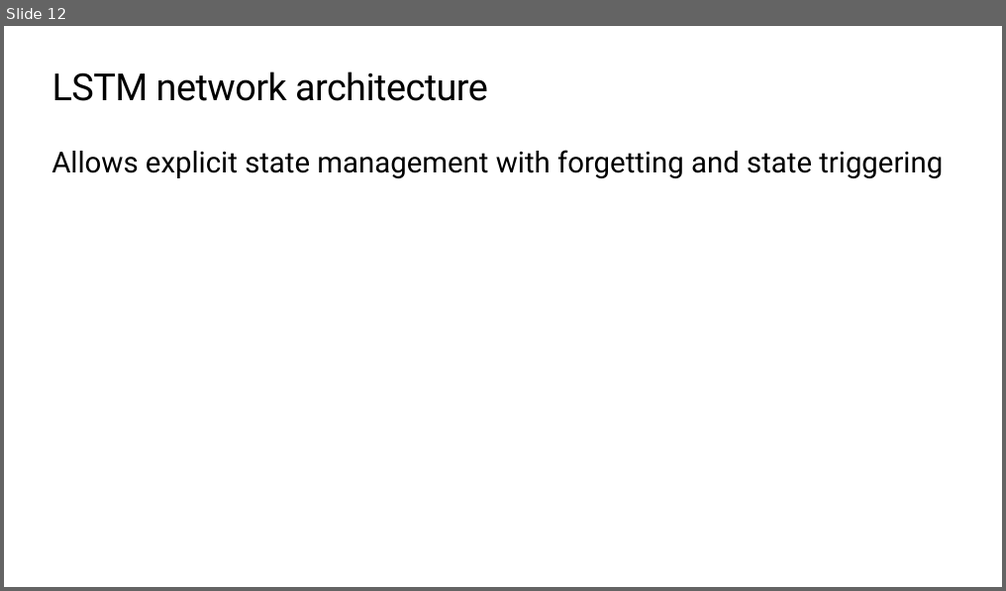
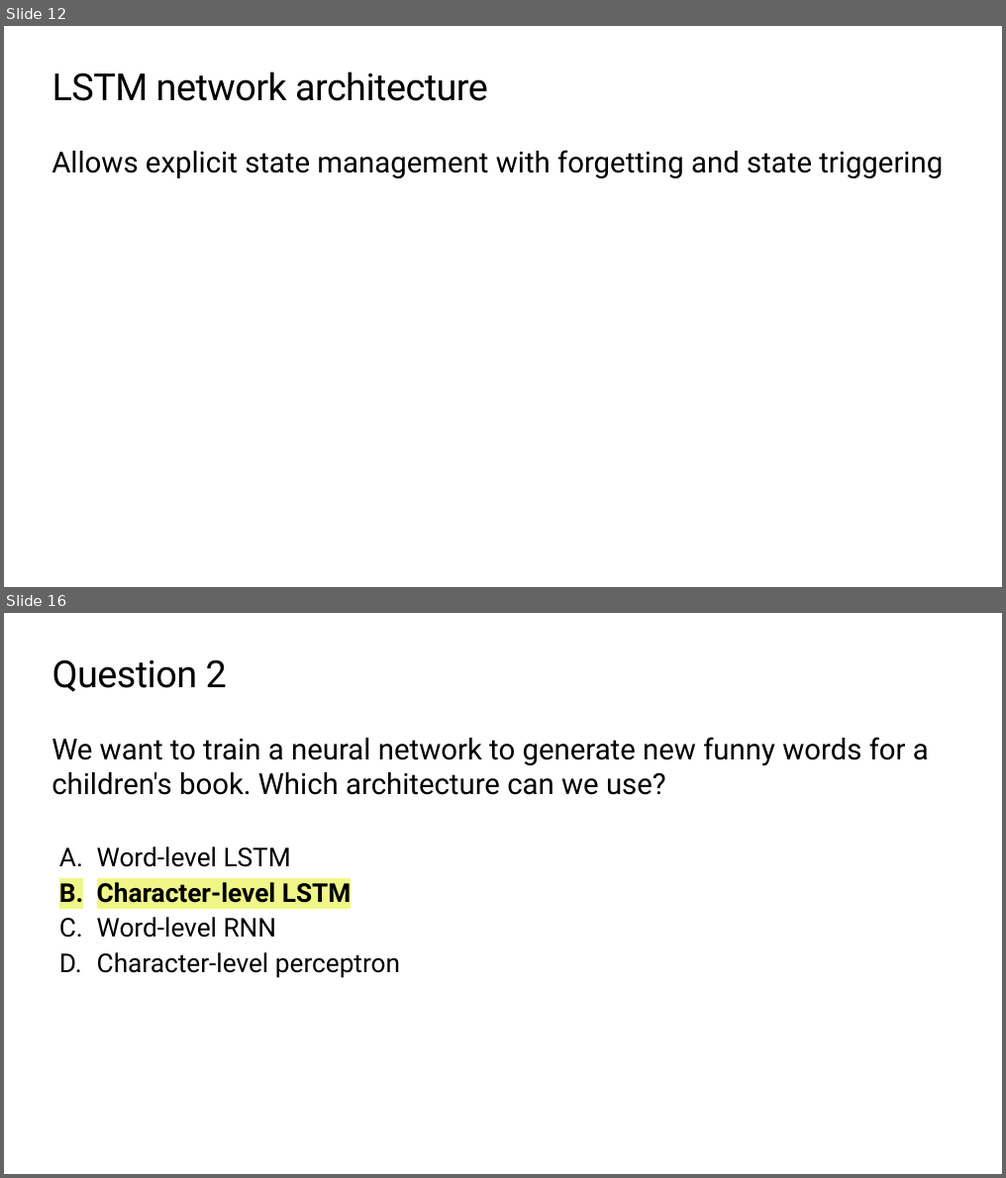
Before and after one commit to microsoft/workshop-library, a slide deck: nlp-tensorflow/slides.pptx. Shown one above the other, each under a label of ours: slide 12 before the commit, slides 12 and 16 after it; the slides between them are not shown. The pictures are 1006x591 and 1006x1178 pixels, drawn with LibreOffice and Linux fonts; fonts in the diff are those of the drawing; background and template pictures are left out. Boxes give left, top, right and bottom in pixels: in the first picture for what was removed or moved away, otherwise in the second. Text is boxed around its words. In the diff, an @@ line names an element or a change of style, - is before the commit and + after.

```diff
--- a/nlp-tensorflow/slides.pptx
+++ b/nlp-tensorflow/slides.pptx
@@ slide 16 added at (4,613,1002,1174), background #FFFFFF @@
@@ title added at (53,660,227,692), 36 pt, text #000000 @@
+Question 2
@@ text added at (52,737,929,795), 28 pt, text #000000 @@
+We want to train a neural network to generate new funny words for a children's book. Which architecture can we use?
@@ text added at (97,847,400,978), 25 pt, text #000000 @@
+  A. Word-level LSTM
+  B. Character-level LSTM
+  C. Word-level RNN
+  D. Character-level perceptron
```
Also in this commit, not shown: 9 other slides added, 3 other files.
